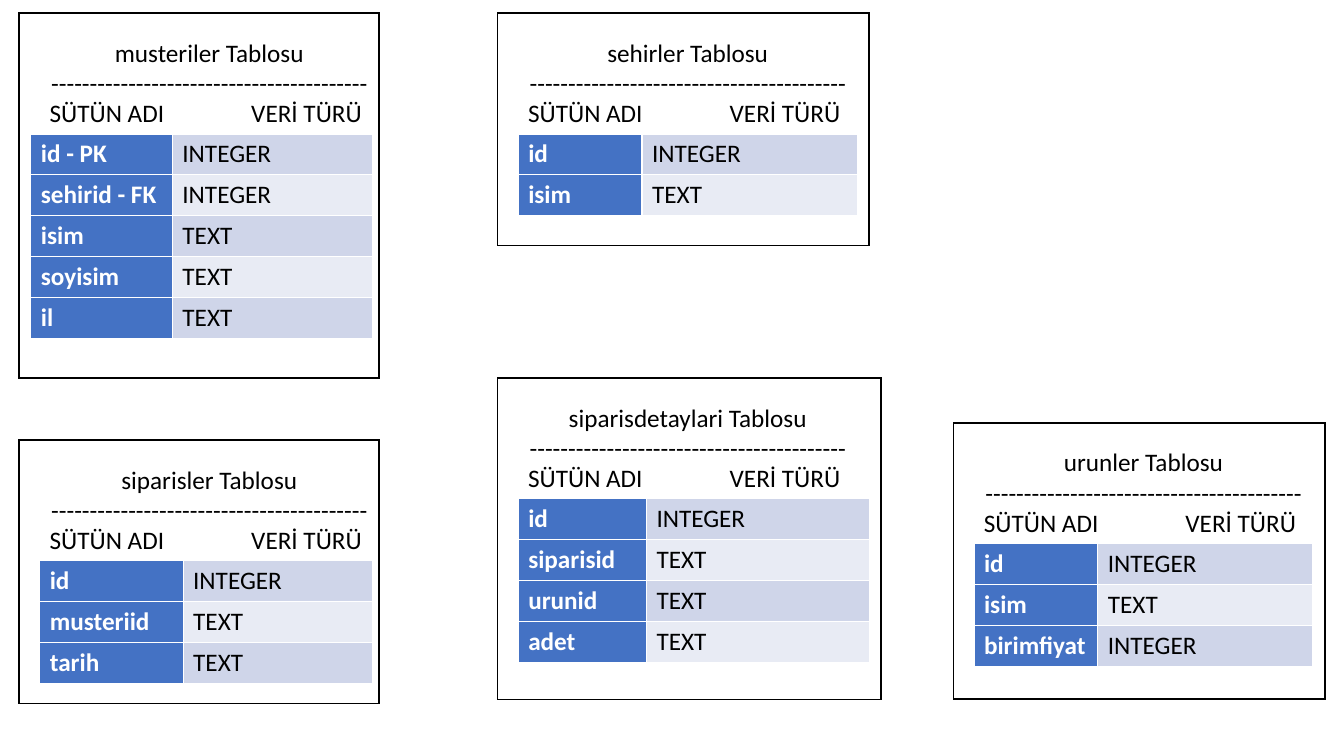
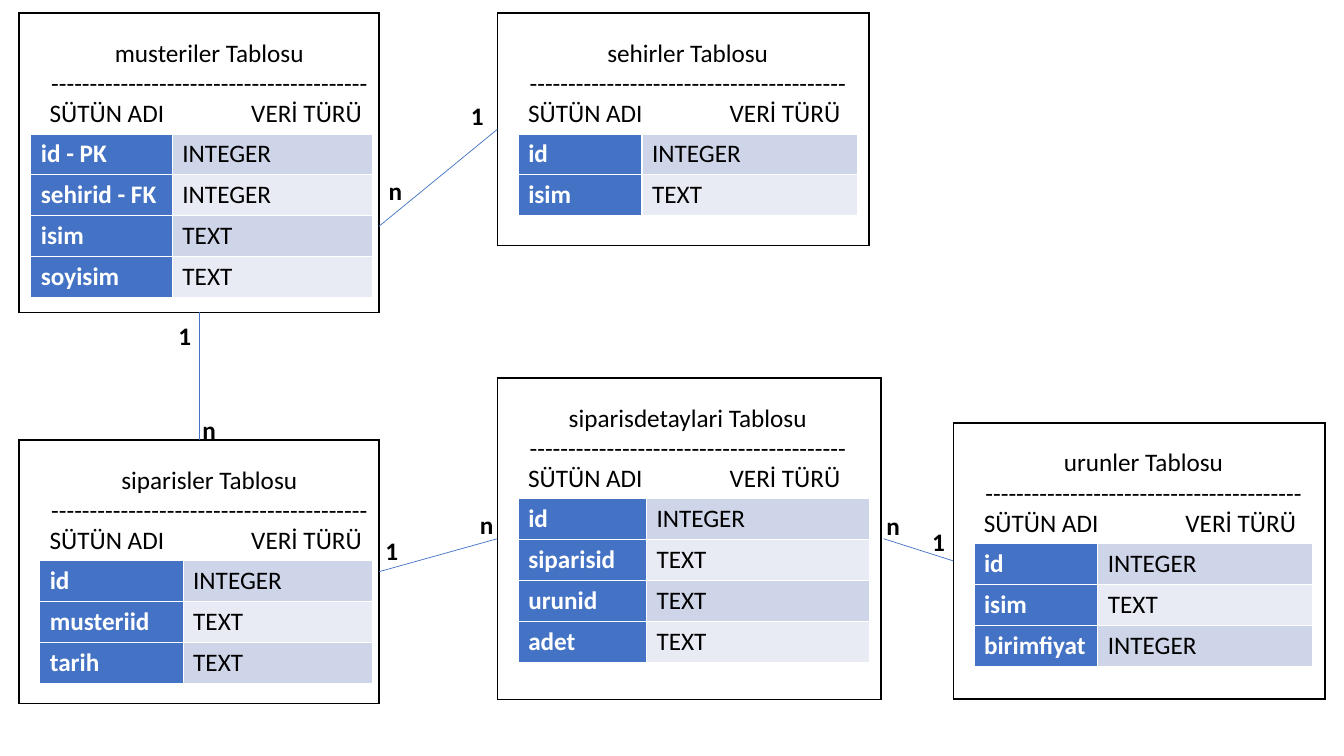
Before and after one commit to celalaksu/Python-Programlama-Kursu, a slide deck: slide 40 of Python txt json Dosyaları ve SQLite Veritabanı.pptx (slide 38 before the commit). Drawn at 1344x756 pixels with LibreOffice and Linux fonts; fonts in the diff are those of the drawing. Boxes give left, top, right and bottom in pixels: in the first picture for what was removed or moved away, otherwise in the second. Text is boxed around its words. In the diff, an @@ line names an element or a change of style, - is before the commit and + after.

```diff
--- a/Python txt json Dosyaları ve SQLite Veritabanı.pptx
+++ b/Python txt json Dosyaları ve SQLite Veritabanı.pptx
@@ rectangle: place and size @@
-rectangle at [19,13,379,378]
+rectangle at [19,13,379,313]
@@ text added at [471,108,484,125], 18 pt, text #000000, bold @@
+1
@@ table at [31,134,373,297] @@
-row 5: il | TEXT
@@ line added from (497, 129) to (379, 227), #4472C4 0.5 pt @@
@@ text added at [389,187,403,200], 18 pt, text #000000, bold @@
+n
@@ text added at [178,328,191,345], 18 pt, text #000000, bold @@
+1
@@ line added from (199, 313) to (199, 441), #4472C4 0.5 pt @@
@@ text added at [202,426,216,441], 18 pt, text #000000, bold @@
+n
@@ line added from (379, 572) to (497, 538), #4472C4 0.5 pt @@
@@ text added at [480,521,494,541], 18 pt, text #000000, bold @@
+n
@@ line added from (884, 538) to (954, 561), #4472C4 0.5 pt @@
@@ text added at [886,522,900,541], 18 pt, text #000000, bold @@
+n
@@ text added at [932,534,945,557], 18 pt, text #000000, bold @@
+1
@@ text added at [385,543,398,560], 18 pt, text #000000, bold @@
+1
```
Also in this commit, not shown: 17 other slides changed, 7 slides added, 1 slide removed.
